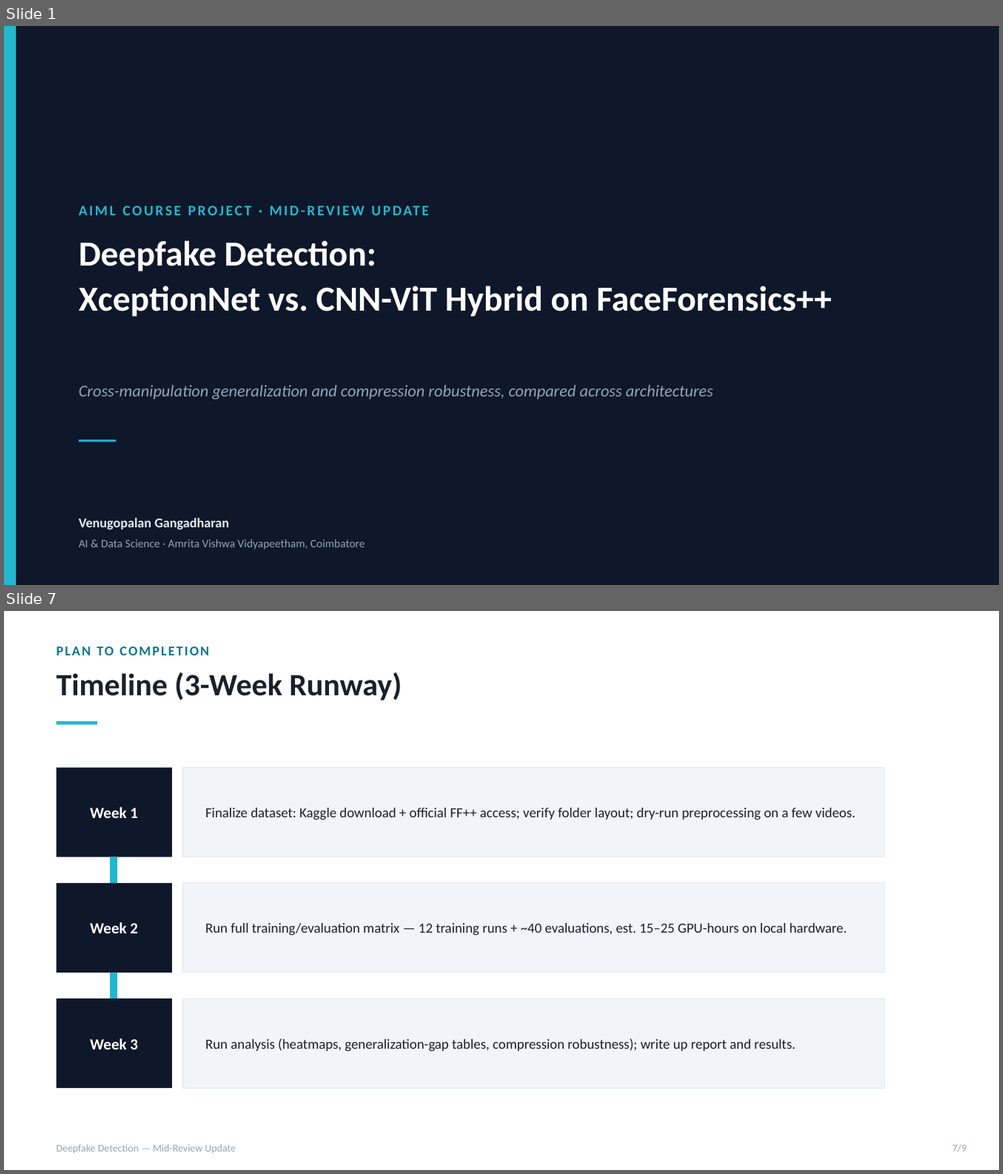
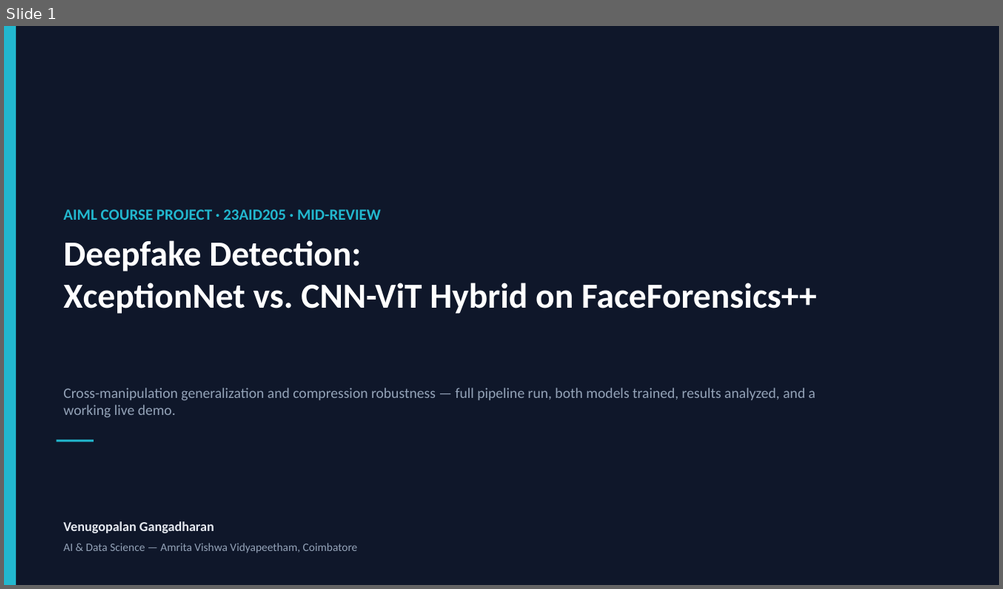
Before and after one commit to DUNE-ODYSSEY/deepfake-detection, a slide deck: docs/mid_review_update.pptx. Shown one above the other, each under a label of ours: slides 1 and 7 before the commit, slide 1 after it; the slides between them are not shown. The pictures are 1003x1174 and 1003x589 pixels, drawn with LibreOffice and Linux fonts; fonts in the diff are those of the drawing. Boxes give left, top, right and bottom in pixels: in the first picture for what was removed or moved away, otherwise in the second. Text is boxed around its words. In the diff, an @@ line names an element or a change of style, - is before the commit and + after.

```diff
--- a/docs/mid_review_update.pptx
+++ b/docs/mid_review_update.pptx
@@ slide 7 removed at (x1=4, y1=611, x2=999, y2=1170), background #FFFFFF @@
@@ text removed at (x1=96, y1=647, x2=114, y2=655) @@
-PLAN TO COMPLETION
@@ text removed at (x1=57, y1=672, x2=401, y2=701) @@
-Timeline (3-Week Runway)
@@ rectangle removed at (x1=57, y1=721, x2=97, y2=724) @@
@@ rectangle removed at (x1=57, y1=768, x2=172, y2=857) @@
@@ rectangle removed at (x1=183, y1=768, x2=885, y2=857) @@
@@ text removed at (x1=90, y1=807, x2=138, y2=818) @@
-Week 1
@@ text removed at (x1=205, y1=808, x2=855, y2=820) @@
-Finalize dataset: Kaggle download + official FF++ access; verify folder layout; dry-run preprocessing on a few videos.
@@ rectangle removed at (x1=110, y1=857, x2=117, y2=883) @@
@@ rectangle removed at (x1=57, y1=883, x2=172, y2=973) @@
@@ rectangle removed at (x1=183, y1=883, x2=885, y2=973) @@
@@ text removed at (x1=90, y1=923, x2=138, y2=934) @@
-Week 2
@@ text removed at (x1=205, y1=923, x2=847, y2=936) @@
-Run full training/evaluation matrix — 12 training runs + ~40 evaluations, est. 15–25 GPU-hours on local hardware.
@@ rectangle removed at (x1=110, y1=973, x2=117, y2=999) @@
@@ rectangle removed at (x1=57, y1=999, x2=172, y2=1088) @@
@@ rectangle removed at (x1=183, y1=999, x2=885, y2=1088) @@
@@ text removed at (x1=90, y1=1039, x2=138, y2=1050) @@
-Week 3
@@ text removed at (x1=205, y1=1039, x2=795, y2=1052) @@
-Run analysis (heatmaps, generalization-gap tables, compression robustness); write up report and results.
@@ text removed at (x1=57, y1=1145, x2=236, y2=1153) @@
-Deepfake Detection — Mid-Review Update
@@ text removed at (x1=952, y1=1145, x2=967, y2=1153) @@
-7/9
@@ slide 1 changed as well @@
@@ text at (x1=63, y1=210, x2=381, y2=220): text changed; size 14 to 15 pt @@
-AIML COURSE PROJECT · MID-REVIEW UPDATE
+AIML COURSE PROJECT · 23AID205 · MID-REVIEW
@@ text "Deepfake Detection:" at (x1=63, y1=241, x2=817, y2=314): line spacing 1.08 to 1 @@
@@ text at (x1=63, y1=388, x2=815, y2=418): text changed; size 16 to 14 pt; italic off @@
-Cross-manipulation generalization and compression robustness, compared across architectures
+Cross-manipulation generalization and compression robustness — full pipeline run, both models trained, results analyzed, and a working live demo.
@@ 2 texts, 1 rectangle moved together from (x1=79, y1=241, x2=831, y2=530) to (x1=57, y1=241, x2=817, y2=534) @@
@@ text at (x1=63, y1=543, x2=358, y2=554): text changed @@
-AI & Data Science · Amrita Vishwa Vidyapeetham, Coimbatore
+AI & Data Science — Amrita Vishwa Vidyapeetham, Coimbatore
```
Also in this commit, not shown: 1 other slide changed, 21 slides added, 6 other slides removed, 1 other file.
